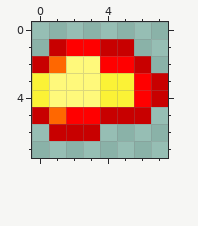
Pixel-art file -- AIProject/Assets/sprites/Asperite Files/fireball.aseprite. Above is the file before it was changed.
8x8 pixels, 1 frame.
After the commit:
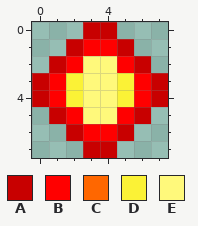
Palette (. is transparent): A #c80000  B #ff0000  C #ff6700  D #fbf236  E #fff97b
Edits made:
Changed rows in their new state; - is an unchanged pixel.
first column x 0:
0 ---AA-
1 -.A-B-
2 .AB-E-
3 ABD-E-
4 ABD-E-
5 .A-EEB
6 -.-BBA
7 ---AA-
Changed places in both pictures, as pixel boxes (x1, y1, x2, y2):
changed: (32, 22, 134, 158)
